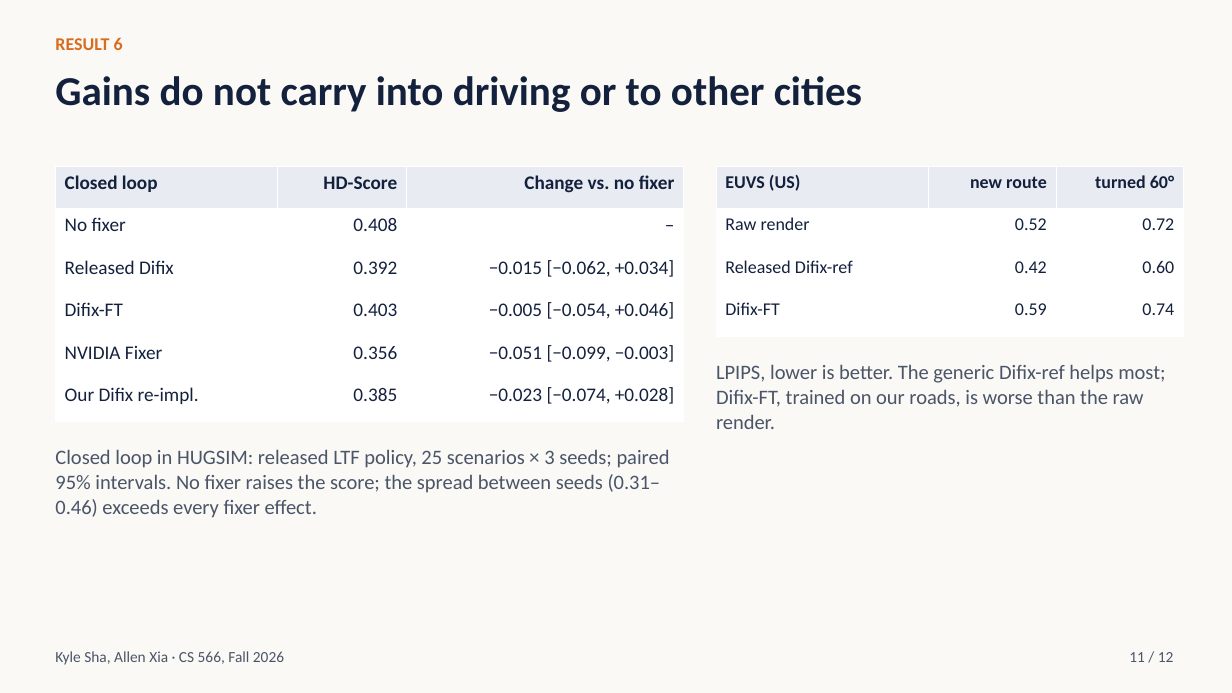
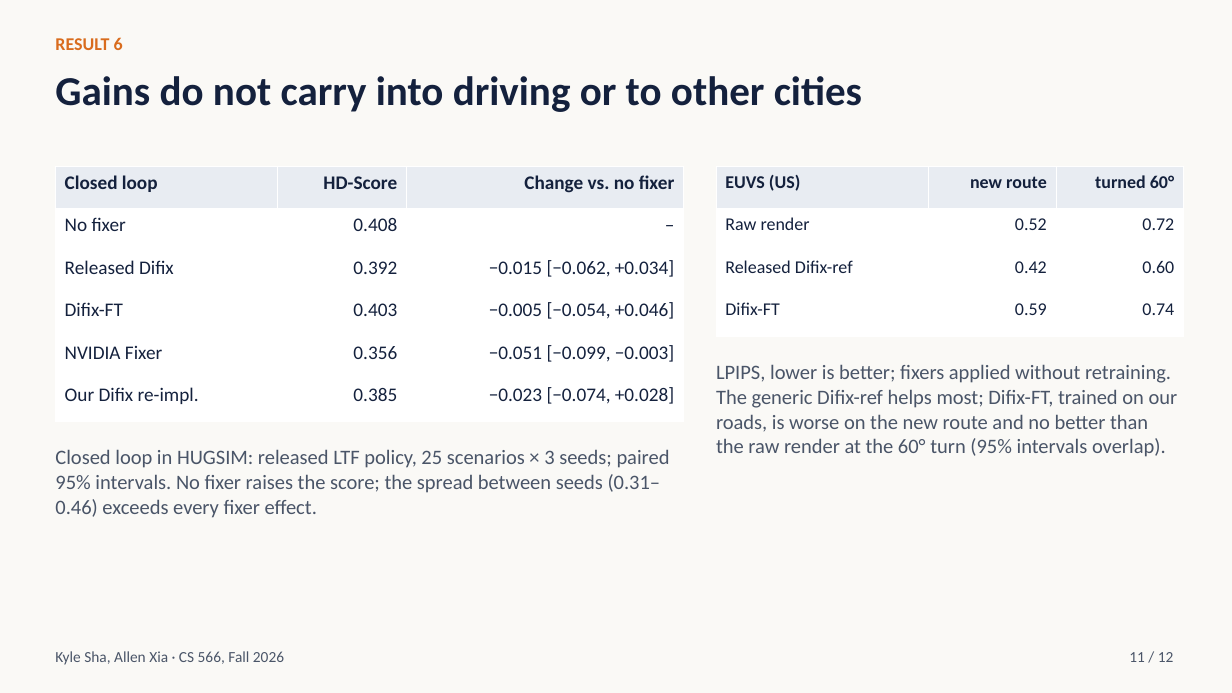
Before and after one commit to ksha23/cs566-drive-sim-trust, a slide deck: slide 11 of presentation/cs566_drive_sim_talk.pptx. Drawn at 1232x693 pixels with LibreOffice and Linux fonts; fonts in the diff are those of the drawing. Boxes give left, top, right and bottom in pixels: in the first picture for what was removed or moved away, otherwise in the second. Text is boxed around its words. In the diff, an @@ line names an element or a change of style, - is before the commit and + after.

```diff
--- a/presentation/cs566_drive_sim_talk.pptx
+++ b/presentation/cs566_drive_sim_talk.pptx
@@ text at <box>716,364,1178,457</box>: text changed @@
-LPIPS, lower is better. The generic Difix-ref helps most; Difix-FT, trained on our roads, is worse than the raw render.
+LPIPS, lower is better; fixers applied without retraining. The generic Difix-ref helps most; Difix-FT, trained on our roads, is worse on the new route and no better than the raw render at the 60° turn (95% intervals overlap).
```
Also in this commit, not shown: 1 other slide changed, 3 other files.
